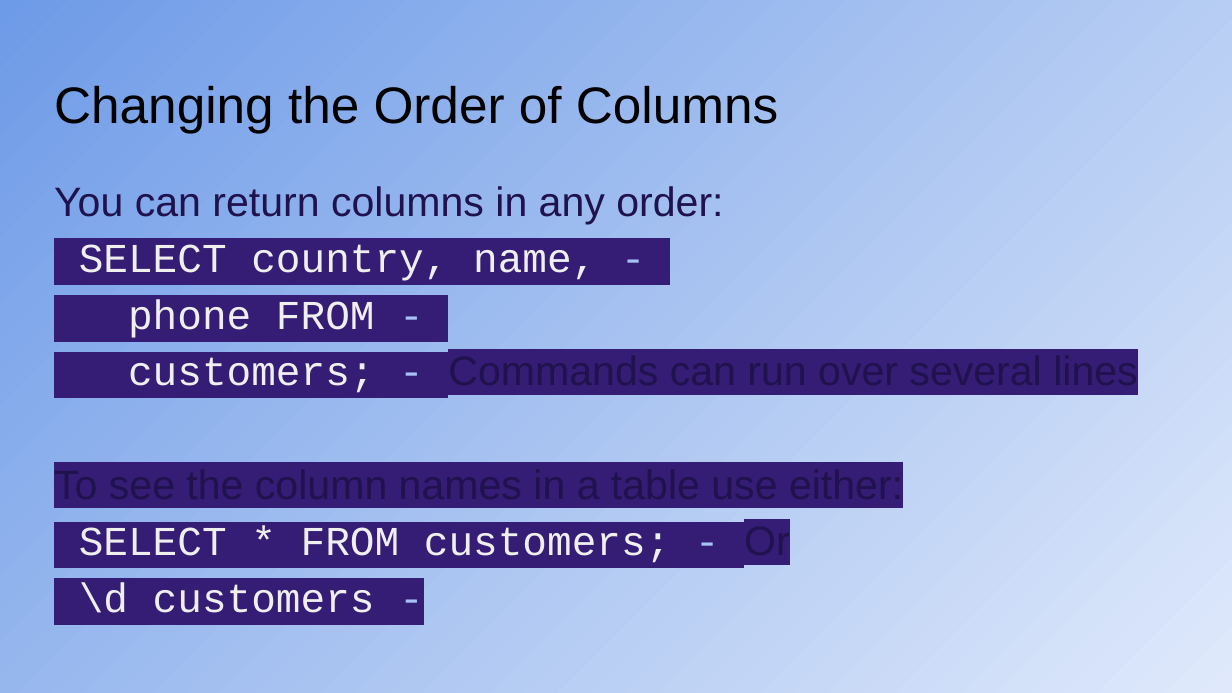
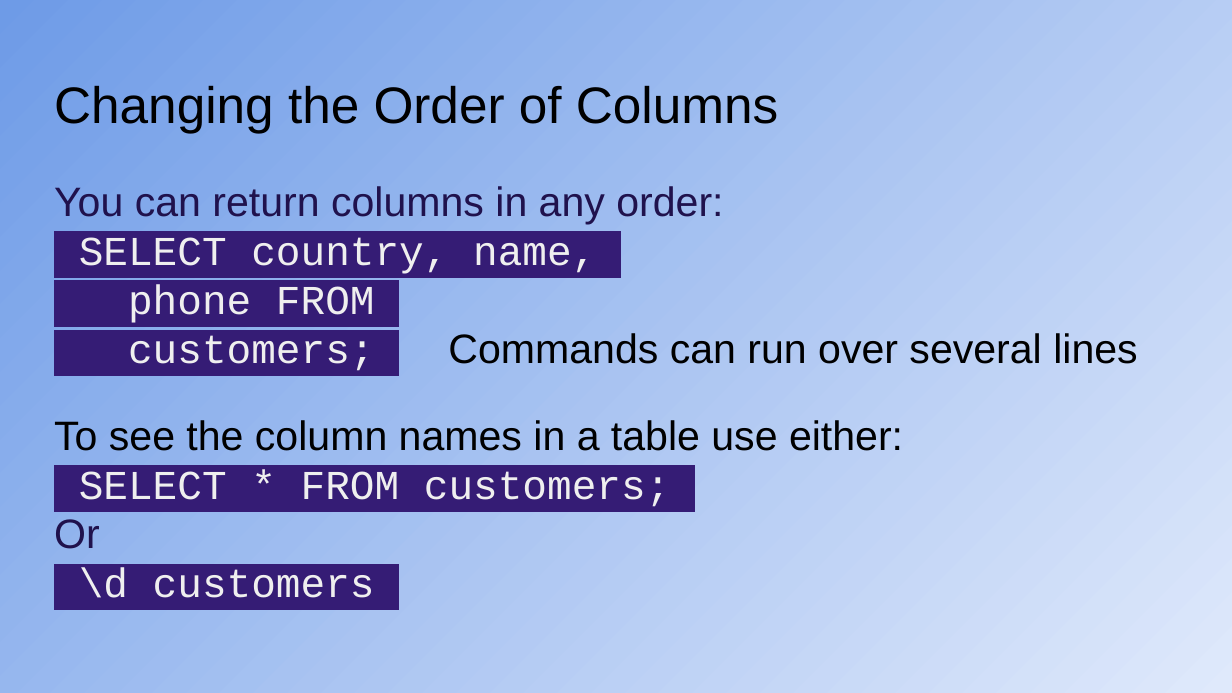
Before and after one commit to KeithBremer/CYF-DB-Module, a slide deck: slide 15 of db/week-1/CYF_DB_1.pptx. Drawn at 1232x693 pixels with LibreOffice and Linux fonts; fonts in the diff are those of the drawing. Boxes give left, top, right and bottom in pixels: in the first picture for what was removed or moved away, otherwise in the second. Text is boxed around its words. In the diff, an @@ line names an element or a change of style, - is before the commit and + after.

```diff
--- a/db/week-1/CYF_DB_1.pptx
+++ b/db/week-1/CYF_DB_1.pptx
@@ text at [79, 237, 1137, 371]: text changed @@
-SELECT country, name, -
-phone FROM -
-customers; - Commands can run over several lines
+SELECT country, name,
+phone FROM
+customers; Commands can run over several lines
@@ text at [54, 420, 903, 451]: text colour #20124D to #000000, highlight #351C75 to none in "To see the column names in a ..."; line spacing 1.15 to 1 @@
@@ text at [54, 471, 670, 598]: text changed @@
-SELECT * FROM customers; - Or
-\d customers -
+SELECT * FROM customers;
+Or
+\d customers
```
Also in this commit, not shown: 9 other slides changed, 13 other files.
